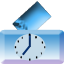
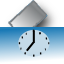
Two versions of the same layered image (64 x 64). Layer-by-layer changes:
removed layer "Shape 4" over 22, 45, 31, 56
removed layer "Shape 3" over 28, 34, 31, 47
removed layer "Shape 2" over 14, 33, 46, 61
added layer "sat" above "pozadina sata" over 18, 29, 50, 57
added layer "pozadina sata" above "Shape 1" over 18, 29, 50, 57
painted on "Shape 1" over 0, 27, 64, 64
painted on "Shape 5" over 8, 0, 52, 40
added layer "Drop Shadow" (80%) above "64x64" over 2, 0, 62, 54
